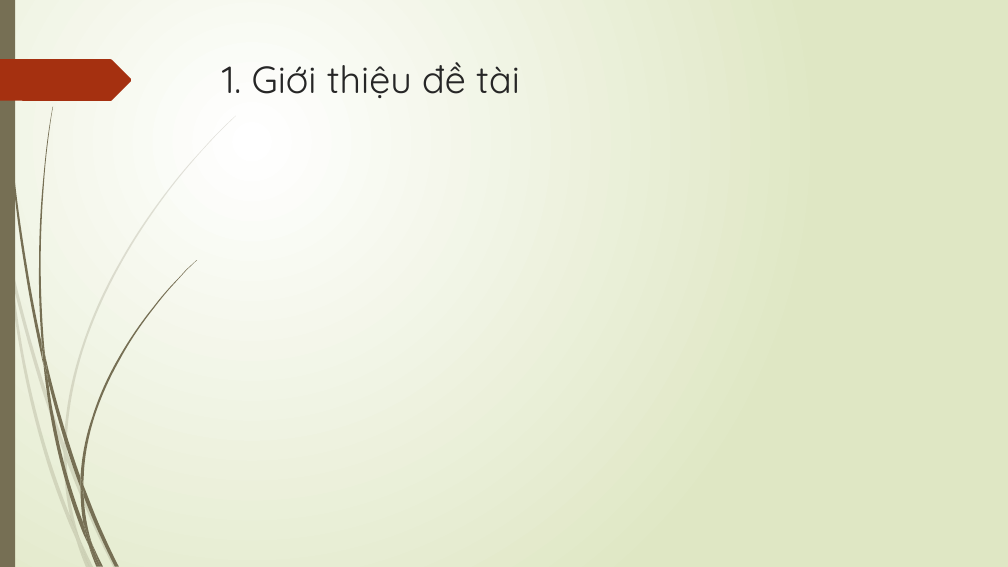
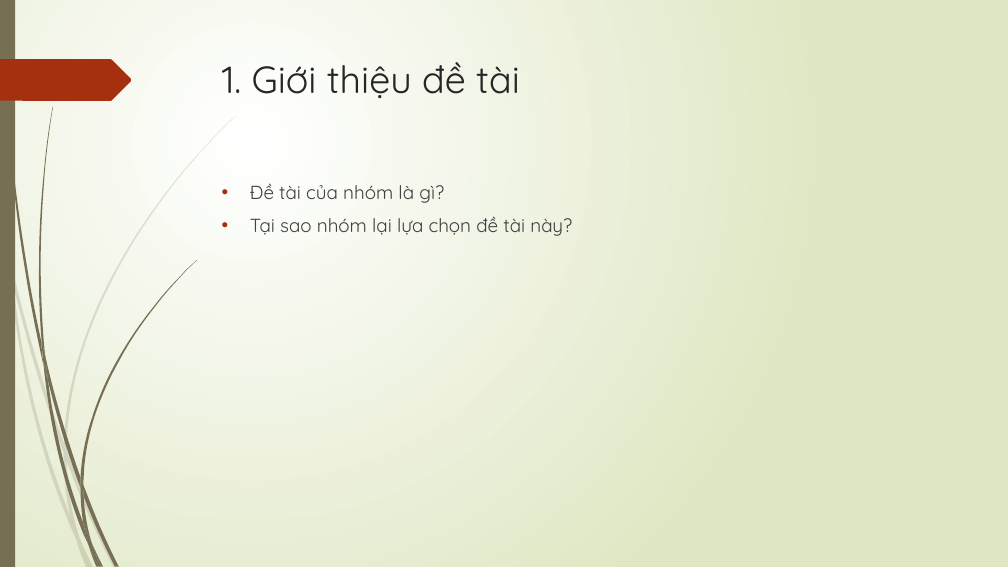
Before and after one commit to doanlecong/LVTN, a slide deck: slide 3 of docs/slide trình cô - bản 1.pptx. Drawn at 1008x567 pixels with LibreOffice and Linux fonts; fonts in the diff are those of the drawing. Boxes give left, top, right and bottom in pixels: in the first picture for what was removed or moved away, otherwise in the second. Text is boxed around its words. In the diff, an @@ line names an element or a change of style, - is before the commit and + after.

```diff
--- a/docs/slide trình cô - bản 1.pptx
+++ b/docs/slide trình cô - bản 1.pptx
@@ text added at [250,183,572,236], 18 pt, text #404040 @@
+• Đề tài của nhóm là gì?
+• Tại sao nhóm lại lựa chọn đề tài này?
```
Also in this commit, not shown: 1 other slide changed.
